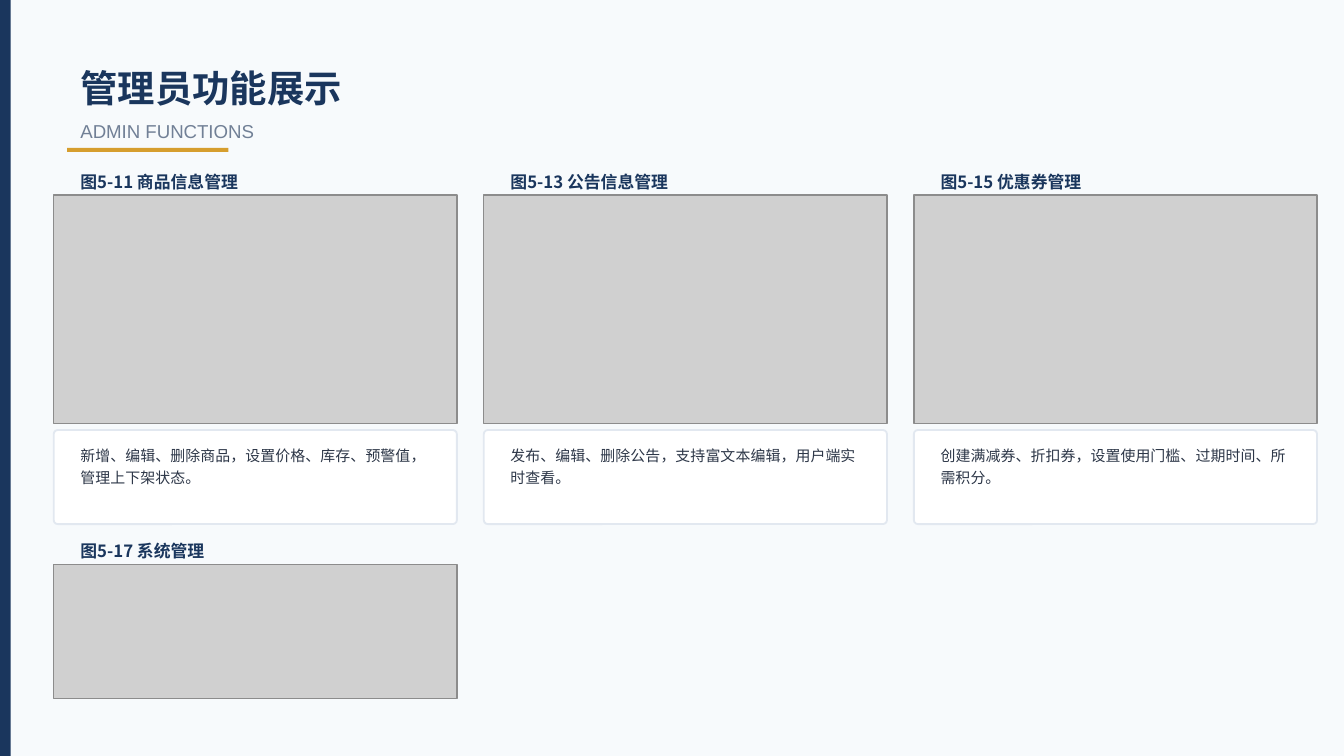
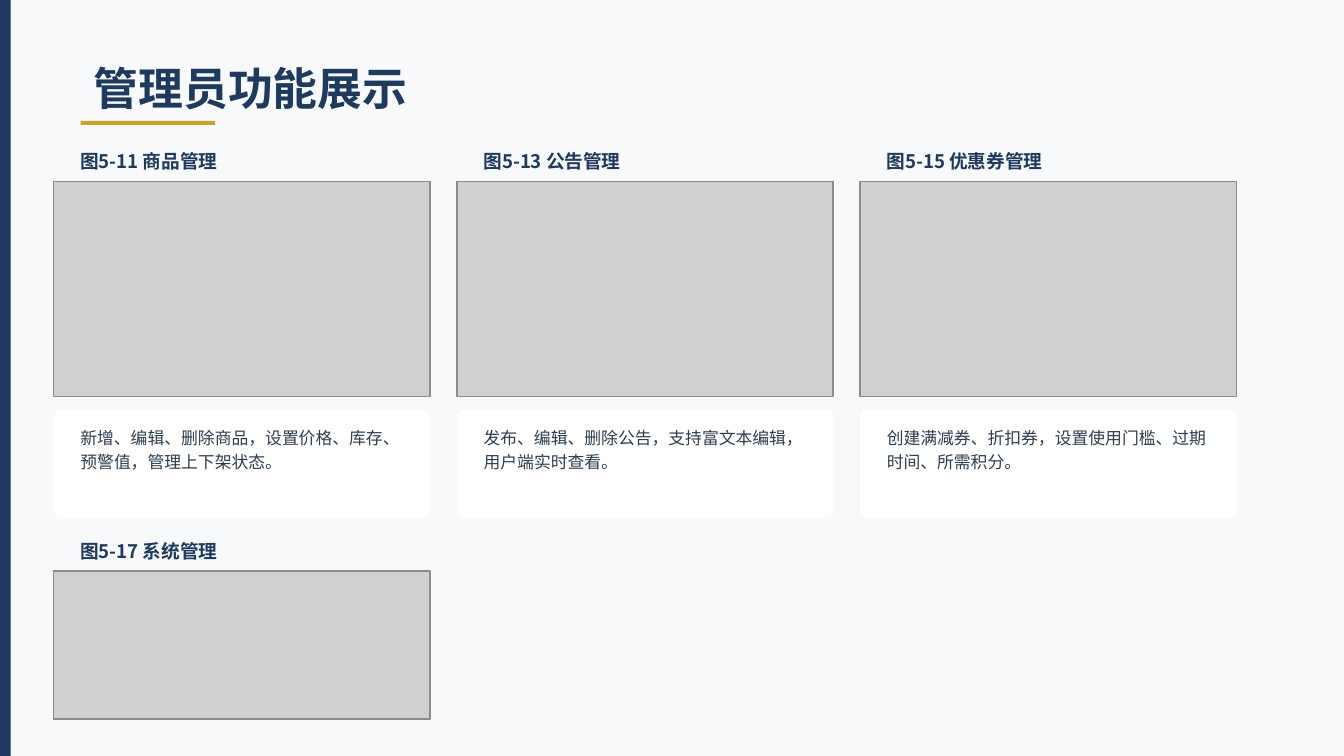
Before and after one commit to lvolk555/Trea--warehouse-, a slide deck: slide 17 of 生鲜超市综合管理系统_毕业答辩PPT.pptx. Drawn at 1344x756 pixels with LibreOffice and Linux fonts; fonts in the diff are those of the drawing; grey boxes stand for pictures. Boxes give left, top, right and bottom in pixels: in the first picture for what was removed or moved away, otherwise in the second. Text is boxed around its words. In the diff, an @@ line names an element or a change of style, - is before the commit and + after.

```diff
--- a/生鲜超市综合管理系统_毕业答辩PPT.pptx
+++ b/生鲜超市综合管理系统_毕业答辩PPT.pptx
@@ background #F7FAFC to #F8F9FA @@
@@ text "管理员功能展示": place and size @@
-text "管理员功能展示" at box(80, 70, 342, 106)
+text "管理员功能展示" at box(94, 66, 408, 110)
@@ text "管理员功能展示" at box(94, 66, 408, 110): size 20 to 24 pt, text colour #1A365D to #1E3A5F @@
@@ text removed at box(80, 125, 254, 138) @@
-ADMIN FUNCTIONS
@@ rectangle: place and size @@
-rectangle at box(67, 148, 228, 152)
+rectangle at box(81, 121, 215, 125)
@@ rectangle at box(81, 121, 215, 125): fill #D69E2E to #C9A227 @@
@@ text "图5-15 优惠券管理" at box(887, 152, 1042, 170): size 9 to 10 pt, text colour #1A365D to #1E3A5F @@
@@ text "图5-15 优惠券管理": place and size @@
-text "图5-15 优惠券管理" at box(941, 174, 1081, 190)
+text "图5-15 优惠券管理" at box(887, 152, 1042, 170)
@@ text at box(80, 152, 217, 170): text changed; size 9 to 10 pt; text colour #1A365D to #1E3A5F @@
-图5-11 商品信息管理
+图5-11 商品管理
@@ text at box(484, 152, 620, 170): text changed; size 9 to 10 pt; text colour #1A365D to #1E3A5F @@
-图5-13 公告信息管理
+图5-13 公告管理
@@ picture: place and size @@
-picture at box(54, 195, 457, 423)
+picture at box(54, 181, 430, 396)
@@ picture: place and size @@
-picture at box(484, 195, 887, 423)
+picture at box(457, 181, 833, 396)
@@ picture: place and size @@
-picture at box(914, 195, 1317, 423)
+picture at box(860, 181, 1236, 396)
@@ rounded rectangle: place and size @@
-rounded rectangle at box(54, 430, 457, 524)
+rounded rectangle at box(54, 410, 430, 517)
@@ text "新增、编辑、删除商品，设置价格、库存、预警值，管理上下架状态。": place and size @@
-text "新增、编辑、删除商品，设置价格、库存、预警值，管理上下架状态。" at box(80, 448, 425, 485)
+text "新增、编辑、删除商品，设置价格、库存、预警值，管理上下架状态。" at box(80, 430, 399, 470)
@@ rounded rectangle: place and size @@
-rounded rectangle at box(484, 430, 887, 524)
+rounded rectangle at box(457, 410, 833, 517)
@@ text "发布、编辑、删除公告，支持富文本编辑，用户端实时查看。": place and size @@
-text "发布、编辑、删除公告，支持富文本编辑，用户端实时查看。" at box(510, 448, 855, 485)
+text "发布、编辑、删除公告，支持富文本编辑，用户端实时查看。" at box(484, 430, 803, 470)
@@ outline #E2E8F0 1 pt to none; proportions changed in 3 elements at box(54, 410, 430, 517), box(457, 410, 833, 517), box(860, 410, 1236, 517) @@
@@ rounded rectangle: place and size @@
-rounded rectangle at box(914, 430, 1317, 524)
+rounded rectangle at box(860, 410, 1236, 517)
@@ size 8 to 9 pt, text colour #2D3748 to #2C3E50 in 3 elements at box(80, 430, 399, 470), box(484, 430, 803, 470), box(887, 430, 1206, 470) @@
@@ text "创建满减券、折扣券，设置使用门槛、过期时间、所需积分。": place and size @@
-text "创建满减券、折扣券，设置使用门槛、过期时间、所需积分。" at box(941, 448, 1286, 484)
+text "创建满减券、折扣券，设置使用门槛、过期时间、所需积分。" at box(887, 430, 1206, 470)
@@ text "图5-17 系统管理" at box(80, 542, 217, 560): size 9 to 10 pt, text colour #1A365D to #1E3A5F @@
@@ picture: place and size @@
-picture at box(54, 564, 457, 699)
+picture at box(54, 571, 430, 719)
```
Also in this commit, not shown: 15 other slides changed, 6 slides added, 6 slides removed.
